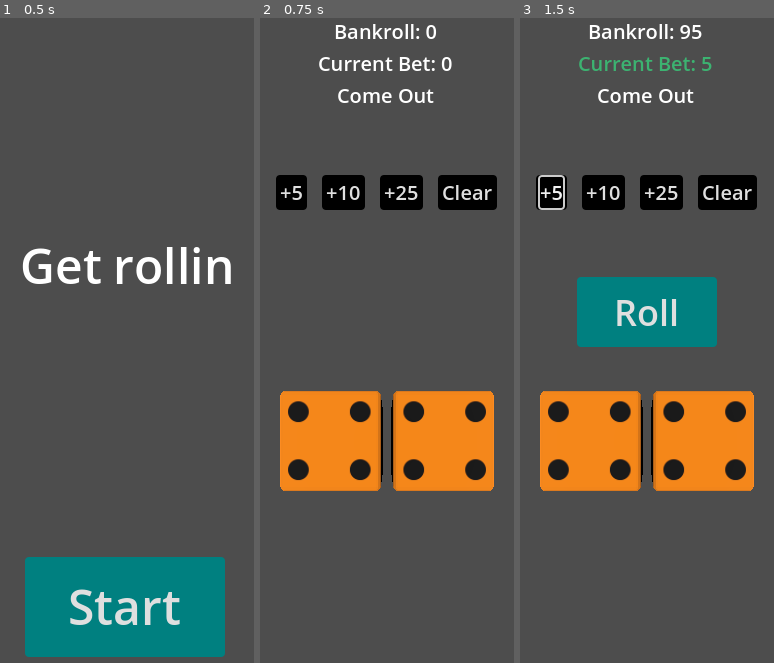
Above: before the commit, frames 1-3 (left to right).
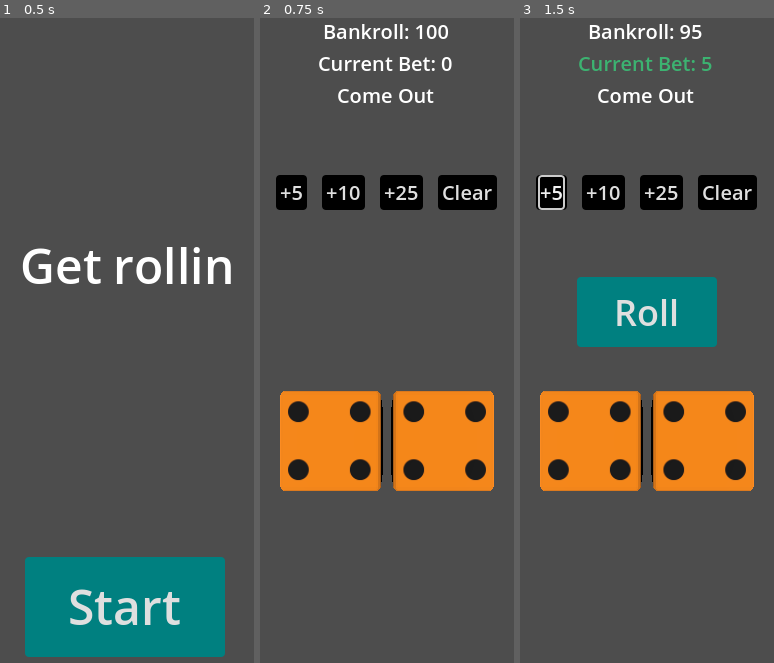
Above: after the commit, the same moments.

Repository: asarenski/godotCraps
Game: Godot game, scene res://src/scenes/main/main.tscn
Same seed, same stepped clock (60 frames per second), same inputs: the game is played once before the commit and once after it.
Inputs:
- Up to frame 1 (0.5 s): no input
- Up to frame 2 (0.75 s): click "Start" at 0.5 s
- Up to frame 3 (1.5 s): click "+5" at 1.25 s

Frame 1 is identical in both runs. In frame 2, 0.6% of the frame differs, in the area x 25-75%, y 0-4%; in frame 3, nothing differs.

Commit message:
update the hud bankroll at comeout

Diff:
--- a/src/state/comeout_betting_state.gd
+++ b/src/state/comeout_betting_state.gd
@@ -6,6 +6,7 @@
 	super(change_state, previous_state, hud)
 	game_phase = State.GamePhase.COME_OUT
 	point = null
+	hud.update_bankroll(bankroll)
 	hud.update_phase("Come Out", "comeout")
 	hud.get_node("BetButtons").show()
 	hud.get_node("RollButton").hide()
